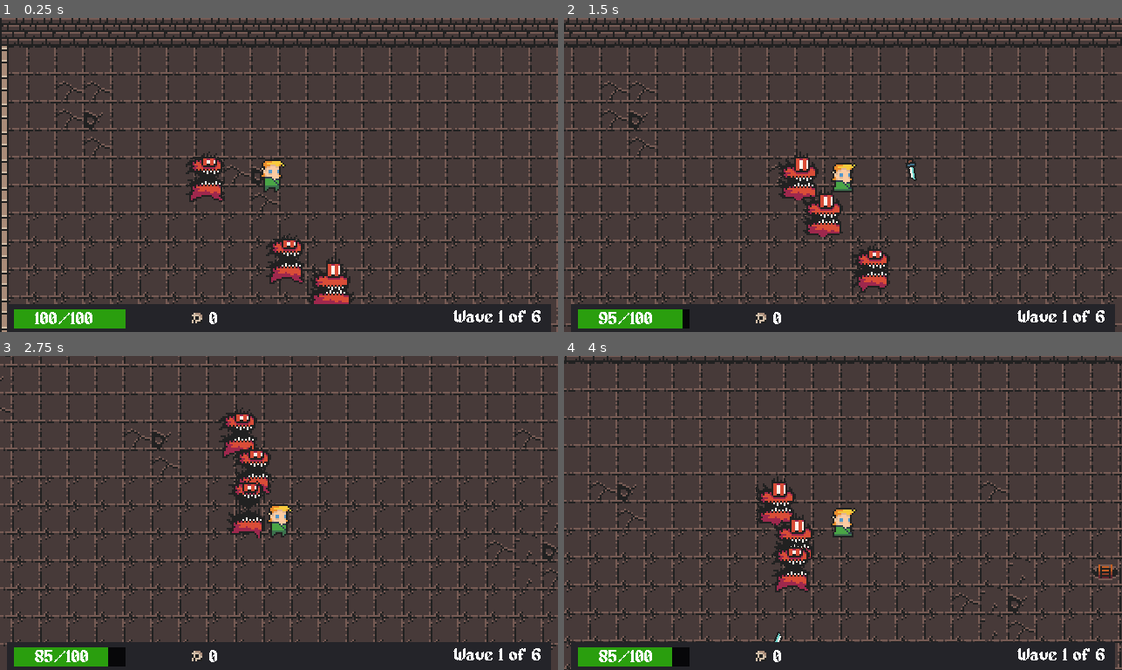
Above: before the commit, frames 1-4 (two rows, left to right).
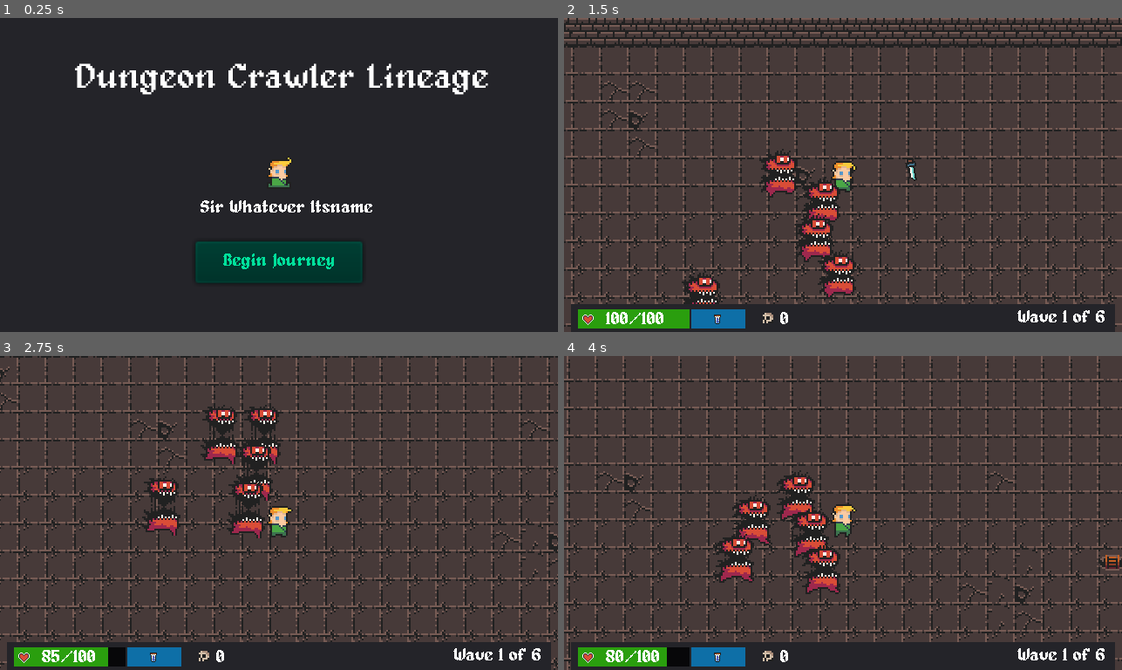
Above: after the commit, the same moments.

Repository: sandroscosta/uevora-dungeon-legacy
Game: Godot game, scene res://src/scenes/StartScreen.tscn
Two runs of this game, one before a commit and one after it. Both use one fixed random seed, a clock stepped at 60 frames per second and the inputs below. Before the commit the project starts from res://src/scenes/Game.tscn.
Inputs (mouse positions are in pixels of both pictures, inside the frame that each line leads up to):
- Up to frame 1 (0.25 s): no input
- Up to frame 2 (1.5 s): click (843, 262) at 0.5 s, where only the run after the commit has a clickable "Begin Journey"; move the mouse to (965, 159) at 1.27 s; press the mouse at (965, 159) at 1.28 s; hold Right (ui_right) from 1.28 s (still down)
- Up to frame 3 (2.75 s): move the mouse to (167, 528) at 2.02 s; release Right (ui_right) at 2.03 s; release the mouse at (167, 528) at 2.03 s; hold Down (ui_down) from 2.03 s (still down); click (167, 528) at 2.1 s
- Up to frame 4 (4 s): move the mouse to (898, 443) at 2.77 s; release Down (ui_down) at 2.78 s; press the mouse at (898, 443) at 2.78 s; hold Right (ui_right) 2.78-3.53 s; move the mouse to (815, 575) at 3.52 s; release the mouse at (815, 575) at 3.53 s; hold Up (ui_up) from 3.53 s (still down); click (815, 575) at 3.6 s

The runs differ from the first frame. In frame 1, 81% of the frame differs, in the area x 0-100%, y 0-100%; in frame 2, 5.3%; in frame 3, 35%; in frame 4, 37%.

Commit message:
feat: tweaks to enemy base attacks and UI

Diff:
--- a/project.godot
+++ b/project.godot
@@ -11,7 +11,7 @@
 [application]
 
 config/name="Dungeon Crawler Lineage"
-run/main_scene="res://src/scenes/Game.tscn"
+run/main_scene="res://src/scenes/StartScreen.tscn"
 config/icon="res://icon.png"
 
 [autoload]
--- a/src/scenes/EnemyBase.tscn
+++ b/src/scenes/EnemyBase.tscn
@@ -29,7 +29,7 @@
 [sub_resource type="ShaderMaterial" id=4]
 
 [sub_resource type="CircleShape2D" id=3]
-radius = 56.0
+radius = 30.0167
 
 [node name="EnemyBase" type="KinematicBody2D" groups=["enemies"]]
 collision_layer = 2
@@ -39,7 +39,7 @@
 [node name="AnimatedSprite" type="AnimatedSprite" parent="."]
 frames = SubResource( 1 )
 animation = "idle"
-frame = 2
+frame = 3
 playing = true
 
 [node name="AttackCollision" type="CollisionShape2D" parent="."]
@@ -61,3 +61,4 @@
 }
 
 [connection signal="body_entered" from="ChaseArea" to="." method="_on_ChaseArea_body_entered"]
+[connection signal="body_exited" from="ChaseArea" to="." method="_on_ChaseArea_body_exited"]
--- a/src/scenes/Game.tscn
+++ b/src/scenes/Game.tscn
@@ -4,7 +4,8 @@
 [ext_resource path="res://src/scenes/Level1.tscn" type="PackedScene" id=2]
 [ext_resource path="res://src/scripts/Game.gd" type="Script" id=3]
 [ext_resource path="res://src/scenes/GameUi.tscn" type="PackedScene" id=4]
-[ext_resource path="res://src/scripts/PlayerHealthBar.gd" type="Script" id=5]
+
+[sub_resource type="GDScript" id=1]
 
 [node name="Game" type="Node2D"]
 script = ExtResource( 3 )
@@ -19,4 +20,6 @@
 position = Vector2( 156, 86 )
 
 [node name="EnemySpawn" type="YSort" parent="."]
-script = ExtResource( 5 )
+script = SubResource( 1 )
+
+[node name="SpawnTimer" type="Timer" parent="."]
--- a/src/scenes/GameUi.tscn
+++ b/src/scenes/GameUi.tscn
@@ -1,16 +1,24 @@
-[gd_scene load_steps=8 format=2]
+[gd_scene load_steps=12 format=2]
 
 [ext_resource path="res://assets/fonts/alagard.tres" type="DynamicFont" id=1]
 [ext_resource path="res://src/scripts/PlayerHealthBar.gd" type="Script" id=2]
 [ext_resource path="res://src/scripts/Waves.gd" type="Script" id=3]
 [ext_resource path="res://src/scripts/LabelEnemiesKilled.gd" type="Script" id=4]
 [ext_resource path="res://assets/sprites/frames/skull.png" type="Texture" id=5]
+[ext_resource path="res://assets/sprites/frames/flask_blue.png" type="Texture" id=6]
+[ext_resource path="res://assets/sprites/frames/ui_heart_full.png" type="Texture" id=7]
 
 [sub_resource type="StyleBoxFlat" id=1]
 bg_color = Color( 0.168627, 0.623529, 0.0588235, 1 )
 
 [sub_resource type="StyleBoxFlat" id=2]
 bg_color = Color( 0, 0, 0, 0.784314 )
+
+[sub_resource type="StyleBoxFlat" id=3]
+bg_color = Color( 0.0588235, 0.439216, 0.658824, 1 )
+
+[sub_resource type="StyleBoxFlat" id=4]
+bg_color = Color( 0.0313726, 0.0313726, 0.0352941, 1 )
 
 [node name="GameUI" type="CanvasLayer"]
 
@@ -40,21 +48,44 @@
 script = ExtResource( 2 )
 
 [node name="LabelHealth" type="Label" parent="Panel/PlayerHealthBar"]
-margin_left = 12.0
+margin_left = 16.0
 margin_top = 1.0
-margin_right = 52.0
+margin_right = 56.0
 margin_bottom = 11.0
 custom_fonts/font = ExtResource( 1 )
 text = "100/100"
 
 [node name="Skull" type="Sprite" parent="."]
-position = Vector2( 113, 170 )
+position = Vector2( 117, 170 )
 texture = ExtResource( 5 )
 
 [node name="LabelEnemiesKilled" type="Label" parent="Skull"]
 margin_left = 7.0
 margin_top = -2.0
-margin_right = 27.0
+margin_right = 45.0
 margin_bottom = 8.0
 text = "0"
 script = ExtResource( 4 )
+
+[node name="ManaBar" type="ProgressBar" parent="."]
+margin_left = 73.0
+margin_top = 178.0
+margin_right = 84.0
+margin_bottom = 209.0
+rect_rotation = -89.9999
+size_flags_horizontal = 0
+custom_styles/fg = SubResource( 3 )
+custom_styles/bg = SubResource( 4 )
+max_value = 10.0
+value = 10.0
+percent_visible = false
+
+[node name="UiHeartFull" type="Sprite" parent="."]
+position = Vector2( 14, 173 )
+scale = Vector2( 0.5, 0.5 )
+texture = ExtResource( 7 )
+
+[node name="FlaskBlue" type="Sprite" parent="."]
+position = Vector2( 88, 172 )
+scale = Vector2( 0.5, 0.5 )
+texture = ExtResource( 6 )
--- /dev/null
+++ b/src/scenes/StartScreen.tscn
@@ -0,0 +1,50 @@
+[gd_scene load_steps=5 format=2]
+
+[ext_resource path="res://assets/fonts/alagard.ttf" type="DynamicFontData" id=1]
+[ext_resource path="res://assets/sprites/frames/elf_m_hit_anim_f0.png" type="Texture" id=2]
+[ext_resource path="res://src/scripts/StartScreen.gd" type="Script" id=3]
+
+[sub_resource type="DynamicFont" id=1]
+size = 20
+font_data = ExtResource( 1 )
+
+[node name="StartScreen" type="Control"]
+anchor_right = 1.0
+anchor_bottom = 1.0
+script = ExtResource( 3 )
+
+[node name="BackgroundPanel" type="Panel" parent="."]
+margin_right = 320.0
+margin_bottom = 181.0
+
+[node name="LabelYouDied" type="Label" parent="."]
+margin_left = 43.0
+margin_top = 19.0
+margin_right = 280.0
+margin_bottom = 50.0
+custom_fonts/font = SubResource( 1 )
+text = "Dungeon Crawler Lineage"
+align = 1
+valign = 1
+
+[node name="Sprite" type="Sprite" parent="."]
+position = Vector2( 160, 88 )
+texture = ExtResource( 2 )
+
+[node name="StartButton" type="Button" parent="."]
+modulate = Color( 0, 1, 0.694118, 1 )
+margin_left = 112.0
+margin_top = 128.0
+margin_right = 208.0
+margin_bottom = 152.0
+text = "Begin Journey"
+
+[node name="LabelCharName" type="Label" parent="."]
+margin_left = 40.0
+margin_top = 104.0
+margin_right = 288.0
+margin_bottom = 114.0
+text = "Sir Whatever Itsname"
+align = 1
+
+[connection signal="pressed" from="StartButton" to="." method="_on_StartButton_pressed"]
--- a/src/scripts/EnemyBase.gd
+++ b/src/scripts/EnemyBase.gd
@@ -3,22 +3,21 @@
 export (int) var health_points = 20
 export (int) var damage = 5
 var speed : int = 50
-var chase : bool = false
+var direction
 
 onready var player = get_tree().get_nodes_in_group("player")[0]
 onready var animationSprite = get_node("AnimatedSprite")
 
 func _physics_process(_delta):
-	if chase:
-		var direction = (player.position - position).normalized()
-		move_and_slide(direction * speed)
-
+	direction = (player.position - position).normalized()
+	move_and_slide(direction * speed)
+	animationSprite.animation = "run"
+	print(speed)
 	check_death()
 
 func _on_ChaseArea_body_entered(body):
 	if body == player:
-		chase = true
-		animationSprite.animation = "run"
+		speed *= 1.2
 
 func handle_hit(value):
 	health_points -= value
@@ -29,4 +28,10 @@
 func check_death():
 	if health_points <= 0:
 		GameState.enemies_killed += 1
+		GameState.wave_enemy_kills += 1
 		queue_free()
+
+
+func _on_ChaseArea_body_exited(body):
+	if body == player:
+		speed = 50
--- a/src/scripts/Game.gd
+++ b/src/scripts/Game.gd
@@ -12,13 +12,12 @@
 
 func _process(_delta):
 	if GameState.wave < GameState.max_waves:
-		if GameState.spawn_num_enemies == GameState.enemies_killed:
+		if GameState.spawn_num_enemies == GameState.wave_enemy_kills:
 			GameState.generate_next_wave()
 			enemy_spawn()
 
 func enemy_spawn():
 	for i in GameState.spawn_num_enemies:
 		var enemy = EnemyBase.instance()
-		enemy.speed = rng.randi_range(35,55)
 		enemy.position = Vector2(rng.randi_range(50, 200), rng.randi_range(50, 200))
 		EnemySpawn.add_child(enemy)
--- a/src/scripts/GameState.gd
+++ b/src/scripts/GameState.gd
@@ -1,15 +1,16 @@
 extends Node
-#Global variables and game state
 
-const MAX_ROUND_ENEMIES = 3
+const MAX_ROUND_ENEMIES = 5
 
 var random = RandomNumberGenerator.new()
 
 var player_hp: int = 100
 var _player_max_hp: int = 100 setget set_max_hp, get_max_hp
+var player_mana: int = 10
 var wave: int = 0
 var max_waves: int = 6
 var enemies_killed: int = 0
+var wave_enemy_kills: int = 0
 var spawn_num_enemies: int = MAX_ROUND_ENEMIES
 
 var possible_titles = ["Captain", "Seaman", "King", "Sir", "Doctor", "Gunman"]
@@ -63,7 +64,7 @@
 func generate_next_wave():
 	wave += 1
 	spawn_num_enemies = MAX_ROUND_ENEMIES * wave
-	enemies_killed = 0
+	wave_enemy_kills = 0
 	character_name = _get_player_name()
 
 func generate_next_of_kin():
--- /dev/null
+++ b/src/scripts/StartScreen.gd
@@ -0,0 +1,4 @@
+extends Control
+
+func _on_StartButton_pressed():
+	get_tree().change_scene("res://src/scenes/Game.tscn")
